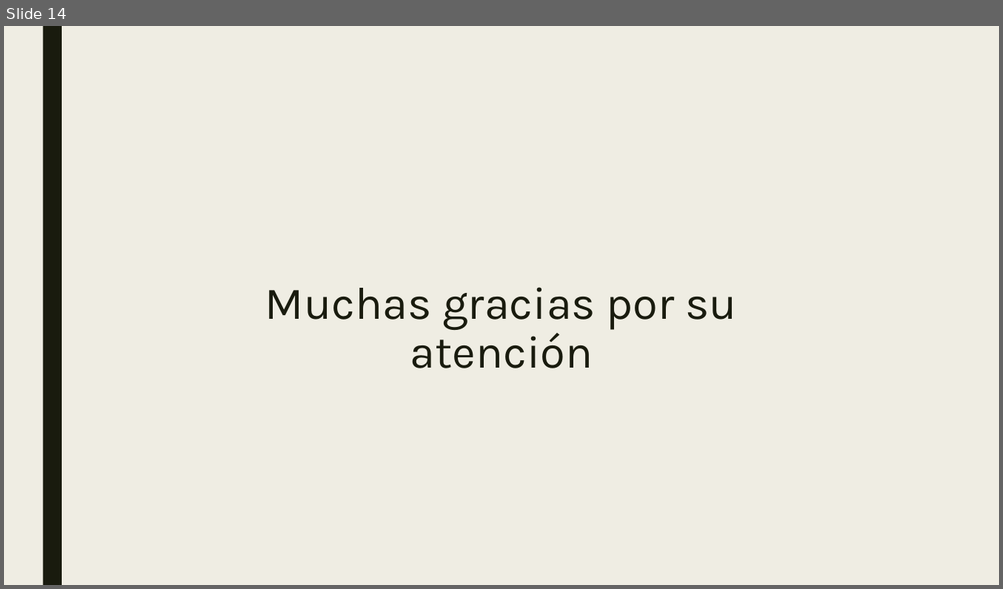
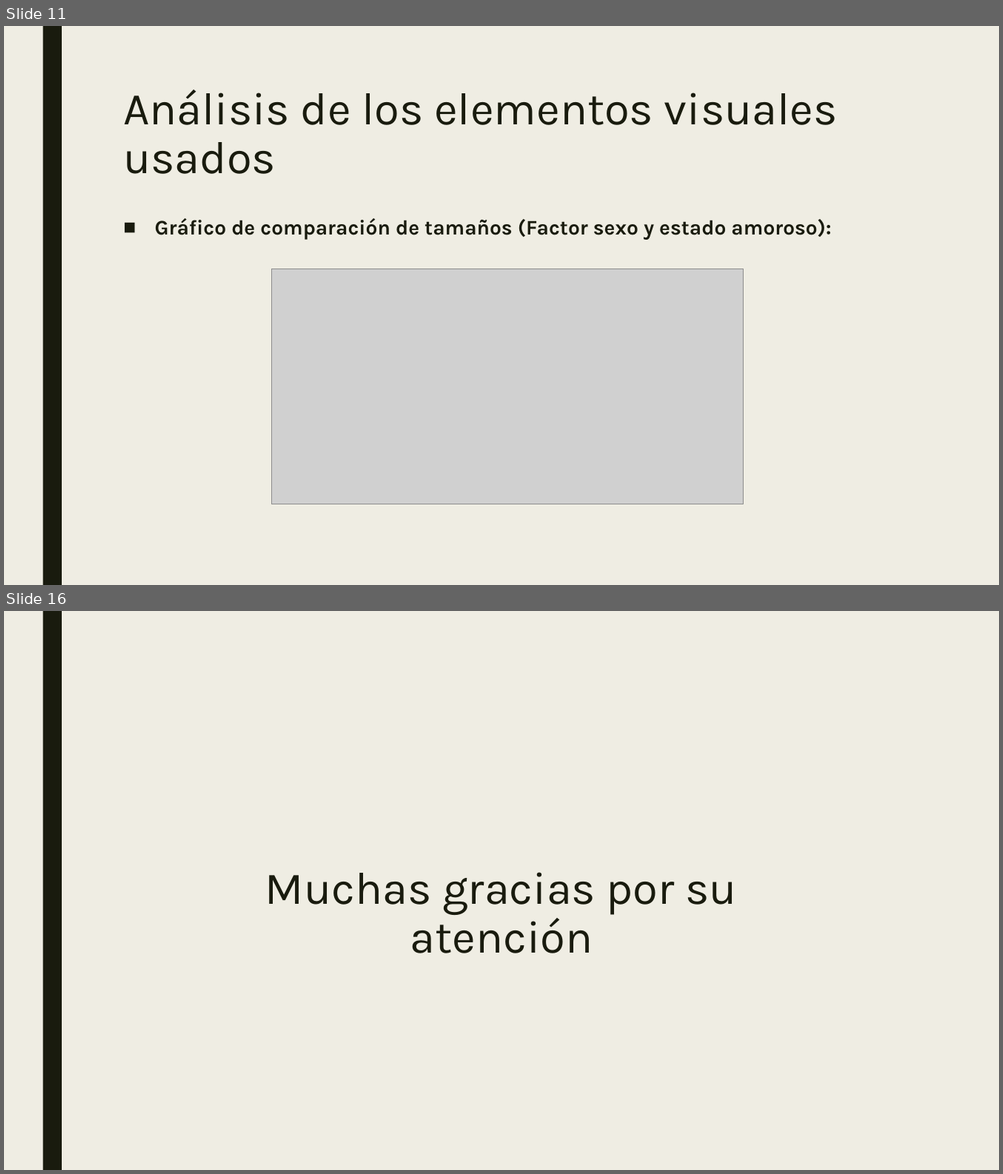
Before and after one commit to mariousm/Data-Science-Master, a slide deck: 2021-22/PrimerSemestre/Visualizacion/PEC3/Storytelling.pptx. Shown one above the other, each under a label of ours: slide 14 before the commit, slides 11 and 16 after it; the slides between them are not shown. The pictures are 1003x589 and 1003x1174 pixels, drawn with LibreOffice and Linux fonts; fonts in the diff are those of the drawing; grey boxes stand for pictures. Boxes give left, top, right and bottom in pixels: in the first picture for what was removed or moved away, otherwise in the second. Text is boxed around its words. In the diff, an @@ line names an element or a change of style, - is before the commit and + after.

```diff
--- a/2021-22/PrimerSemestre/Visualizacion/PEC3/Storytelling.pptx
+++ b/2021-22/PrimerSemestre/Visualizacion/PEC3/Storytelling.pptx
@@ slide 11 added at <box>4,26,999,585</box>, background #EFEDE3; not listed: 1 template element that a slide beside it also shows @@
@@ title added at <box>123,90,837,174</box>, 44 pt, text #191B0E @@
+Análisis de los elementos visuales usados
@@ text added at <box>155,218,831,240</box>, 20 pt, text #191B0E, bold @@
+■ Gráfico de comparación de tamaños (Factor sexo y estado amoroso):
@@ picture added at <box>272,269,743,505</box> @@
@@ what was slide 14 is now slide 16 @@
```
Also in this commit, not shown: 1 slide changed, 13 other slides added, 12 slides removed.
